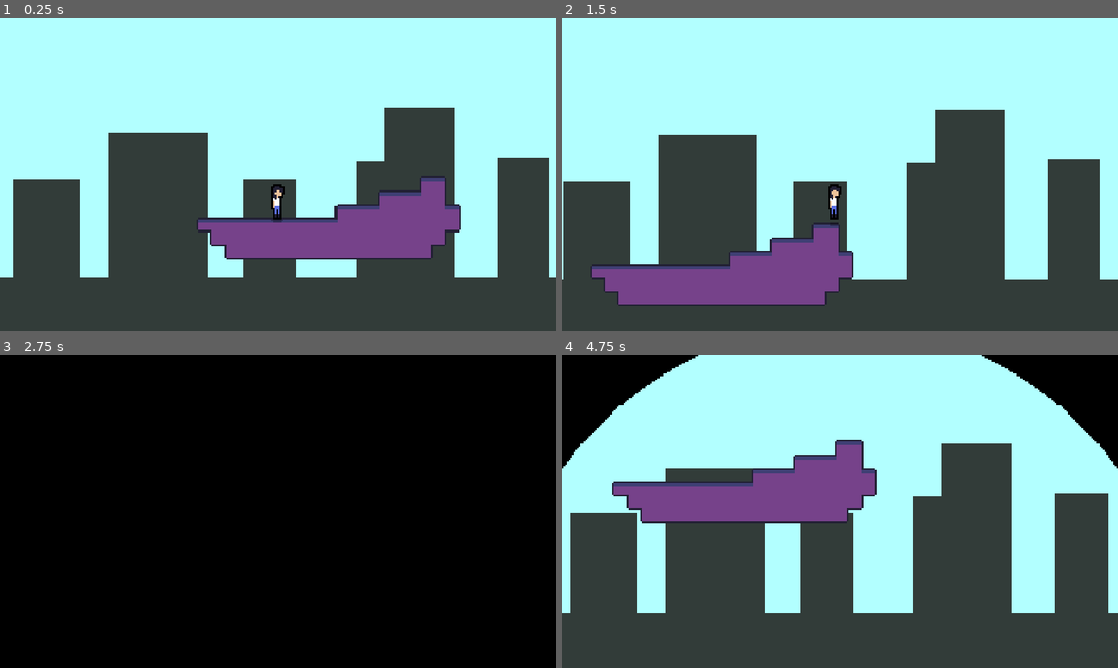
Above: before the commit, frames 1-4 (two rows, left to right).
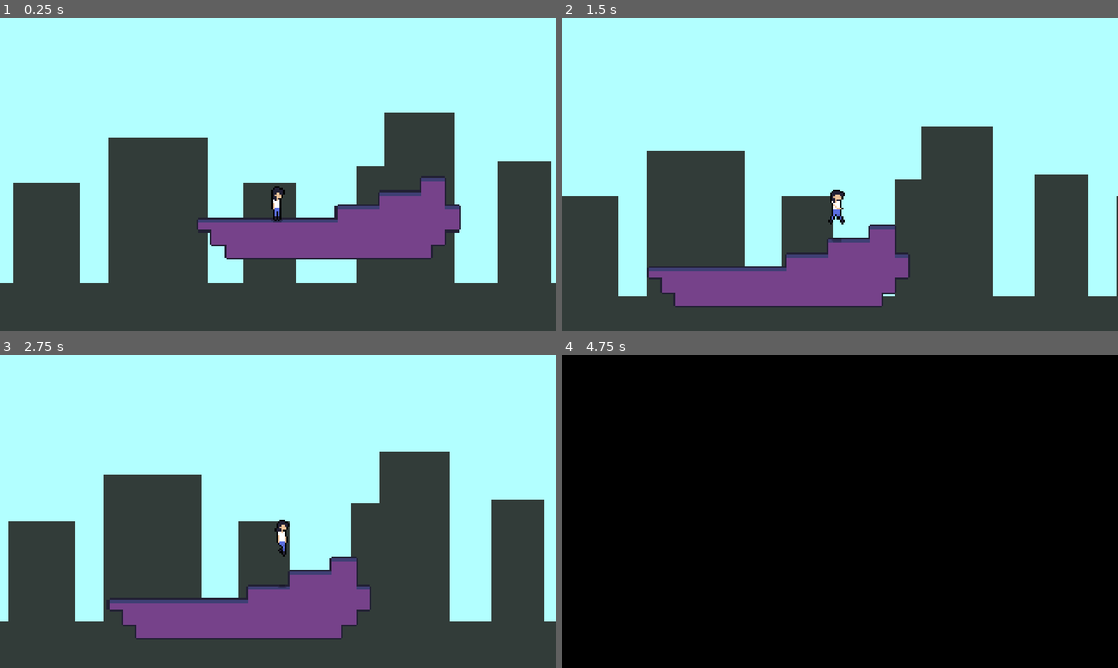
Above: after the commit, the same moments.

Repository: Cooki-Studios/dream-architect
Game: Godot game, scene res://scenes/game.tscn
Two runs of this game, one before a commit and one after it. Both use one fixed random seed, a clock stepped at 60 frames per second and the inputs below.
Inputs (mouse positions are in pixels of both pictures, inside the frame that each line leads up to):
- Up to frame 1 (0.25 s): no input
- Up to frame 2 (1.5 s): tap Enter at 0.5 s; move the mouse to (962, 158) at 0.52 s; hold S (crouch) 0.53-1.28 s; hold D (right) from 0.53 s (still down); click (962, 158) at 0.67 s; tap W (jump) at 0.77, 0.8, 1.07, 1.35 s; move the mouse to (728, 190) at 1.27 s
- Up to frame 3 (2.75 s): tap W (jump) at 1.52, 1.82, 2.3 s; tap S (crouch) at 1.55 s; move the mouse to (333, 442) at 2.02 s; release D (right) at 2.03 s; hold A (left) from 2.03 s (still down); hold S (crouch) from 2.03 s (still down)
- Up to frame 4 (4.75 s): move the mouse to (812, 574) at 2.77 s; release A (left) at 2.78 s; release S (crouch) at 2.78 s; hold D (right) 2.78-4.28 s; tap Alt at 2.85 s; click (812, 574) at 2.92 s; tap W (jump) at 3.02, 3.32, 4.52 s; tap S (crouch) at 3.05, 4.35 s; move the mouse to (1006, 558) at 3.52 s; hold W (jump) 3.53-4.28 s; tap Shift at 3.6 s; move the mouse to (673, 464) at 4.27 s; hold A (left) from 4.28 s (still down)

The runs differ from the first frame. In frame 1, 1.7% of the frame differs, in the area x 0-100%, y 28-85%; in frame 2, 16%; in frame 3, 100%, in the area x 0-100%, y 0-100%; in frame 4, 92%.

Commit message:
Added player state tree and outline

Diff:
--- a/scenes/game.tscn
+++ b/scenes/game.tscn
@@ -3,14 +3,13 @@
 [ext_resource type="Script" uid="uid://dieajmnjva8rx" path="res://scripts/parallax.gd" id="1_lbhrr"]
 [ext_resource type="PackedScene" uid="uid://d3pr4tm06ujln" path="res://scenes/main.tscn" id="1_uwrxv"]
 [ext_resource type="Texture2D" uid="uid://c3ax8pvrqwun8" path="res://sprites/background.png" id="2_iywne"]
-[ext_resource type="Script" uid="uid://byrq0kqvmawo1" path="res://scripts/camera.gd" id="2_yqjtg"]
+[ext_resource type="Script" uid="uid://byrq0kqvmawo1" path="res://scripts/player/camera.gd" id="2_yqjtg"]
 
 [node name="Game" type="Node2D" unique_id=2018640442]
 texture_filter = 1
 
 [node name="Parallax2D" type="Parallax2D" parent="." unique_id=1131407868]
 scale = Vector2(12.2, 12.2)
-scroll_scale = Vector2(0.2, 0.2)
 repeat_size = Vector2(160, 0)
 follow_viewport = false
 ignore_camera_scroll = true
@@ -58,6 +57,7 @@
 disable_3d = true
 transparent_bg = true
 handle_input_locally = false
+snap_2d_transforms_to_pixel = true
 use_hdr_2d = true
 canvas_item_default_texture_filter = 0
 size = Vector2i(328, 188)
--- a/scenes/player.tscn
+++ b/scenes/player.tscn
@@ -1,19 +1,79 @@
 [gd_scene format=3 uid="uid://b14epx16ul4qj"]
 
-[ext_resource type="Script" uid="uid://v2k8pl4o5lmj" path="res://scripts/player.gd" id="1_g2els"]
+[ext_resource type="Script" uid="uid://v2k8pl4o5lmj" path="res://scripts/player/player.gd" id="1_g2els"]
 [ext_resource type="Texture2D" uid="uid://lso5dgrm1tjd" path="res://sprites/player.png" id="2_g2els"]
 [ext_resource type="Texture2D" uid="uid://bih82nlyikxvo" path="res://sprites/player_shadow.png" id="2_qhqgy"]
+[ext_resource type="Shader" uid="uid://wusuoq7c8lnl" path="res://shaders/outline.gdshader" id="3_dqkch"]
 
-[sub_resource type="SpriteFrames" id="SpriteFrames_5q4oy"]
-animations = [{
-"frames": [{
-"duration": 1.0,
-"texture": ExtResource("2_g2els")
-}],
-"loop": 1,
-"name": &"default",
-"speed": 5.0
-}]
+[sub_resource type="ShaderMaterial" id="ShaderMaterial_qhqgy"]
+shader = ExtResource("3_dqkch")
+shader_parameter/clr = Color(0, 0, 0, 1)
+shader_parameter/type = 1
+shader_parameter/thickness = 1.0
+
+[sub_resource type="Animation" id="Animation_qhqgy"]
+resource_name = "idle"
+step = 0.125
+tracks/0/type = "value"
+tracks/0/imported = false
+tracks/0/enabled = true
+tracks/0/path = NodePath("Sprite2D:frame")
+tracks/0/interp = 1
+tracks/0/loop_wrap = true
+tracks/0/keys = {
+"times": PackedFloat32Array(0),
+"transitions": PackedFloat32Array(1),
+"update": 1,
+"values": [0]
+}
+
+[sub_resource type="Animation" id="Animation_dqkch"]
+resource_name = "walk_right"
+loop_mode = 1
+step = 0.125
+tracks/0/type = "value"
+tracks/0/imported = false
+tracks/0/enabled = true
+tracks/0/path = NodePath("Sprite2D:frame")
+tracks/0/interp = 1
+tracks/0/loop_wrap = true
+tracks/0/keys = {
+"times": PackedFloat32Array(0, 0.125, 0.25, 0.375, 0.5, 0.625, 0.75, 0.875),
+"transitions": PackedFloat32Array(1, 1, 1, 1, 1, 1, 1, 1),
+"update": 1,
+"values": [1, 2, 3, 4, 5, 6, 7, 8]
+}
+
+[sub_resource type="AnimationLibrary" id="AnimationLibrary_qlg0r"]
+_data = {
+&"idle": SubResource("Animation_qhqgy"),
+&"walk_right": SubResource("Animation_dqkch")
+}
+
+[sub_resource type="AnimationNodeAnimation" id="AnimationNodeAnimation_qhqgy"]
+animation = &"idle"
+
+[sub_resource type="AnimationNodeAnimation" id="AnimationNodeAnimation_dqkch"]
+animation = &"walk_right"
+
+[sub_resource type="AnimationNodeStateMachineTransition" id="AnimationNodeStateMachineTransition_tuyoq"]
+advance_mode = 2
+advance_condition = &"walk_right"
+
+[sub_resource type="AnimationNodeStateMachineTransition" id="AnimationNodeStateMachineTransition_qhqgy"]
+advance_mode = 2
+
+[sub_resource type="AnimationNodeStateMachineTransition" id="AnimationNodeStateMachineTransition_dqkch"]
+advance_mode = 2
+advance_condition = &"idle"
+
+[sub_resource type="AnimationNodeStateMachine" id="AnimationNodeStateMachine_m6ptm"]
+states/Start/position = Vector2(195.55556, 102.46919)
+states/idle/node = SubResource("AnimationNodeAnimation_qhqgy")
+states/idle/position = Vector2(357.33334, 102.00002)
+states/walk_right/node = SubResource("AnimationNodeAnimation_dqkch")
+states/walk_right/position = Vector2(555.11115, 107.55558)
+transitions = ["idle", "walk_right", SubResource("AnimationNodeStateMachineTransition_tuyoq"), "Start", "idle", SubResource("AnimationNodeStateMachineTransition_qhqgy"), "walk_right", "idle", SubResource("AnimationNodeStateMachineTransition_dqkch")]
 
 [sub_resource type="RectangleShape2D" id="RectangleShape2D_qhqgy"]
 size = Vector2(3, 16)
@@ -29,10 +89,24 @@
 target_position = Vector2(0, 96)
 hit_from_inside = true
 
-[node name="AnimatedSprite2D" type="AnimatedSprite2D" parent="." unique_id=277166470]
-sprite_frames = SubResource("SpriteFrames_5q4oy")
+[node name="Sprite2D" type="Sprite2D" parent="." unique_id=650691982]
+material = SubResource("ShaderMaterial_qhqgy")
+texture = ExtResource("2_g2els")
+offset = Vector2(0, -1)
+hframes = 3
+vframes = 3
+
+[node name="AnimationPlayer" type="AnimationPlayer" parent="." unique_id=280070630]
+libraries/ = SubResource("AnimationLibrary_qlg0r")
+
+[node name="AnimationTree" type="AnimationTree" parent="." unique_id=1443896399]
+tree_root = SubResource("AnimationNodeStateMachine_m6ptm")
+anim_player = NodePath("../AnimationPlayer")
+parameters/conditions/idle = false
+parameters/conditions/walk_right = false
 
 [node name="CollisionShape2D" type="CollisionShape2D" parent="." unique_id=652618851]
+visible = false
 position = Vector2(-0.5, 1)
 shape = SubResource("RectangleShape2D_qhqgy")
 
--- a/scripts/player.gd
+++ /dev/null
@@ -1,62 +0,0 @@
-extends CharacterBody2D
-
-
-const SPEED = 100.0
-const JUMP_VELOCITY = -200.0
-
-@onready var main_cam: Camera2D = get_node("/root/Game/Camera2D")
-@onready var fade: ColorRect = get_node("../CanvasLayer/ColorRect")
-
-var height_ratio: float
-var fading := false
-
-
-func _physics_process(delta: float) -> void:
-	if not fading and position.y >= 128:
-		fading = true
-		await fade.fade_to_black(0.25, 0.5, 1.0)
-
-		main_cam.paused = true
-
-		position = Vector2.ZERO
-		velocity = Vector2.ZERO
-		reset_physics_interpolation()
-
-		var target: Vector2 = $Camera2D.get_screen_center_position()
-		main_cam.update_offset(target)
-
-		await get_tree().create_timer(0.4).timeout
-		fade.unfade(0.6, 0.5, 0.6)
-		fading = false
-
-	# Add the gravity.
-	if not is_on_floor():
-		velocity += get_gravity() * delta
-
-	# Handle jump.
-	if Input.is_action_pressed("jump") and is_on_floor():
-		velocity.y = JUMP_VELOCITY
-
-	# Get the input direction and handle the movement/deceleration.
-	# As good practice, you should replace UI actions with custom gameplay actions.
-	var direction := Input.get_axis("left", "right")
-	if direction:
-		velocity.x = direction * SPEED
-	else:
-		velocity.x = move_toward(velocity.x, 0, SPEED)
-
-	move_and_slide()
-
-	$ShadowRay.force_raycast_update()
-	if $ShadowRay.is_colliding():
-		$Shadow.global_position.y = $ShadowRay.get_collision_point().y
-		height_ratio = 0.5 - $Shadow.position.y / $ShadowRay.target_position.y
-	else:
-		height_ratio = 0.0
-
-	$Shadow.modulate.a = height_ratio
-
-	var shadow_scale: float = 0.5 + height_ratio
-	$Shadow.scale = Vector2(shadow_scale, shadow_scale)
-
-	$Shadow.position.y += 1
--- /dev/null
+++ b/scripts/player/player.gd
@@ -0,0 +1,87 @@
+extends CharacterBody2D
+
+
+const WALK_SPEED := 100.0
+const CROUCH_SPEED := 50.0
+const JUMP_VELOCITY := -200.0
+
+@onready var main_cam: Camera2D = get_node("/root/Game/Camera2D")
+@onready var fade: ColorRect = get_node("../CanvasLayer/ColorRect")
+
+var speed := WALK_SPEED
+var crouching := false
+var height_ratio: float
+var fading := false
+
+
+func respawn():
+	fading = true
+	await fade.fade_to_black(0.25, 0.5, 1.0)
+
+	main_cam.paused = true
+
+	position = Vector2.ZERO
+	velocity = Vector2.ZERO
+	reset_physics_interpolation()
+
+	var target: Vector2 = $Camera2D.get_screen_center_position()
+	main_cam.update_offset(target)
+
+	await get_tree().create_timer(0.4).timeout
+	fade.unfade(0.8, 0.5, 0.6)
+	await get_tree().create_timer(0.2).timeout
+	fading = false
+
+
+func _process(_delta: float) -> void:
+	$AnimationTree.set("parameters/conditions/idle", is_on_floor and velocity.x == 0)
+	$AnimationTree.set("parameters/conditions/walk_right", is_on_floor and velocity.x != 0)
+
+
+func _physics_process(delta: float) -> void:
+	if not fading and position.y >= 256:
+		respawn()
+		return
+
+	crouching = true if Input.is_action_pressed("crouch") and is_on_floor() else false
+	if crouching:
+		speed = CROUCH_SPEED
+		$CollisionShape2D.shape.size = Vector2(3.0, 16.0)
+		$CollisionShape2D.position = Vector2(-0.5, 1.0)
+	else:
+		speed = WALK_SPEED
+		$CollisionShape2D.shape.size = Vector2(3.0, 16.0)
+		$CollisionShape2D.position = Vector2(-0.5, 1.0)
+
+	# Add the gravity.
+	if not is_on_floor():
+		velocity += get_gravity() * delta
+
+	if not fading:
+		# Handle jump.
+		if Input.is_action_pressed("jump") and is_on_floor():
+			velocity.y = JUMP_VELOCITY
+
+		# Get the input direction and handle the movement/deceleration.
+		# As good practice, you should replace UI actions with custom gameplay actions.
+		var direction := Input.get_axis("left", "right")
+		if direction:
+			velocity.x = direction * speed
+		else:
+			velocity.x = move_toward(velocity.x, 0, speed)
+
+	move_and_slide()
+
+	$ShadowRay.force_raycast_update()
+	if $ShadowRay.is_colliding():
+		$Shadow.global_position.y = $ShadowRay.get_collision_point().y
+		height_ratio = 0.5 - $Shadow.position.y / $ShadowRay.target_position.y
+	else:
+		height_ratio = 0.0
+
+	$Shadow.modulate.a = height_ratio
+
+	var shadow_scale: float = 0.5 + height_ratio
+	$Shadow.scale = Vector2(shadow_scale, shadow_scale)
+
+	$Shadow.position.y += 1
--- /dev/null
+++ b/shaders/outline.gdshader
@@ -0,0 +1,31 @@
+shader_type canvas_item;
+
+uniform vec4 clr : source_color = vec4(0.0, 0.0, 0.0, 1.0);
+uniform int type : hint_enum("Disable", "Round", "Square") = 2;
+uniform float thickness = 1.0;
+
+const vec2[8] DIRECTIONS = {
+	vec2(1.0, 0.0),
+	vec2(0.0, 1.0),
+	vec2(-1.0, 0.0),
+	vec2(0.0, -1.0),
+	vec2(1.0, 1.0),
+	vec2(-1.0, 1.0),
+	vec2(-1.0, -1.0),
+	vec2(1.0, -1.0)
+};
+
+float gtz(float input) { return max(0, sign(input)); }
+// returns 1 if input > 0, else 0
+
+float check(sampler2D tex, vec2 from, vec2 size) {
+	float result = 0.0;
+	for (int i = 0; i < 4 * type; i++) {
+		result += texture(tex, from + DIRECTIONS[i] * size * thickness).a;
+	}
+	return gtz(result);
+}
+
+void fragment() {
+	COLOR = mix( COLOR, clr, check(TEXTURE, UV, TEXTURE_PIXEL_SIZE) * (1.0 - gtz(COLOR.a)) );
+}
Renamed: scripts/camera.gd -> scripts/player/camera.gd
Renamed: scripts/camera.gd.uid -> scripts/player/camera.gd.uid
Renamed: scripts/player.gd.uid -> scripts/player/player.gd.uid
Not shown, added: shaders/outline.gdshader.uid
Binary file changed: sprites/player.png
Binary file changed: sprites/src/player.aseprite
